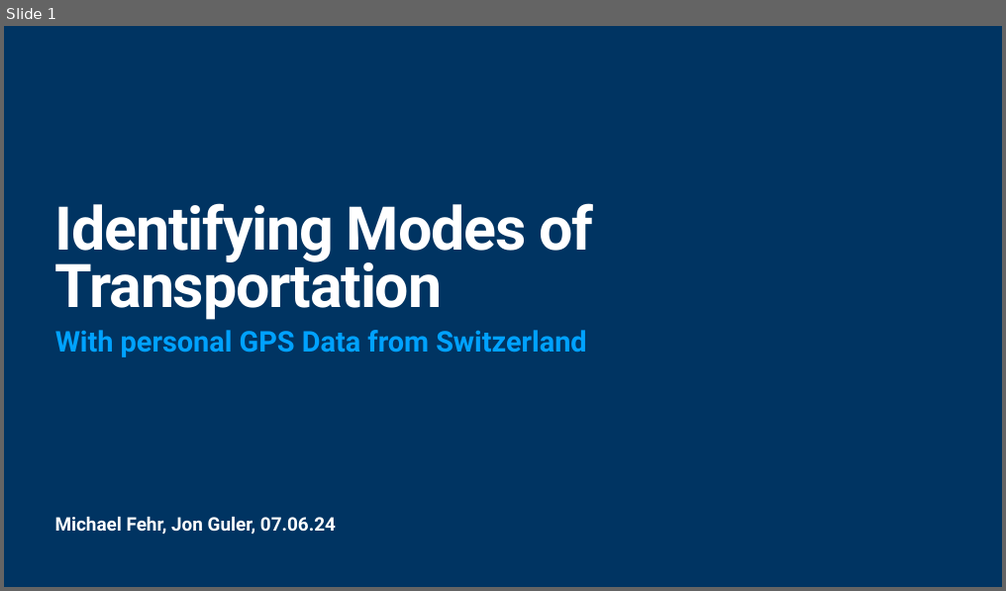
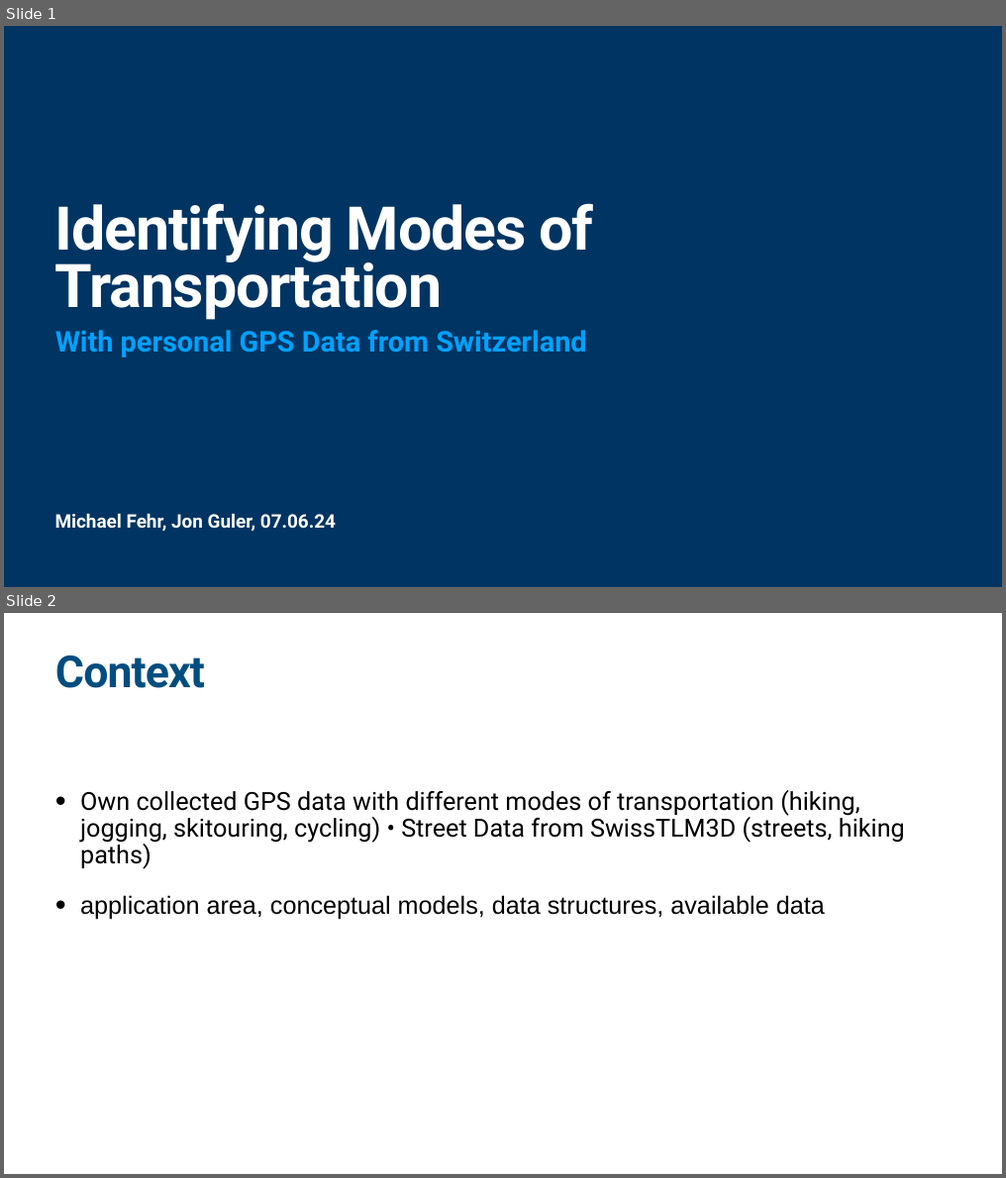
Before and after one commit to jonglr/GEO880-Project, a slide deck: Presentation.pptx. Shown one above the other, each under a label of ours: slide 1 before the commit, slides 1 and 2 after it. The pictures are 1006x591 and 1006x1178 pixels, drawn with LibreOffice and Linux fonts; fonts in the diff are those of the drawing. Boxes give left, top, right and bottom in pixels: in the first picture for what was removed or moved away, otherwise in the second. Text is boxed around its words. In the diff, an @@ line names an element or a change of style, - is before the commit and + after.

```diff
--- a/Presentation.pptx
+++ b/Presentation.pptx
@@ slide 2 added at <box>4,613,1002,1174</box>, background #FFFFFF @@
@@ title added at <box>55,655,205,688</box>, 85 pt, text #004D80, bold @@
+Context
@@ text added at <box>80,790,905,920</box>, 48 pt, text #000000 @@
+• Own collected GPS data with different modes of transportation (hiking, jogging, skitouring, cycling) • Street Data from SwissTLM3D (streets, hiking paths)
+• application area, conceptual models, data structures, available data
@@ slide 1 changed as well @@
@@ text "Michael Fehr, Jon Guler, 07.06.24" at <box>55,513,336,532</box>: line spacing 1 to 0.9 @@
```
Also in this commit, not shown: 3 other slides changed, 2 other slides added, 1 slide removed.
